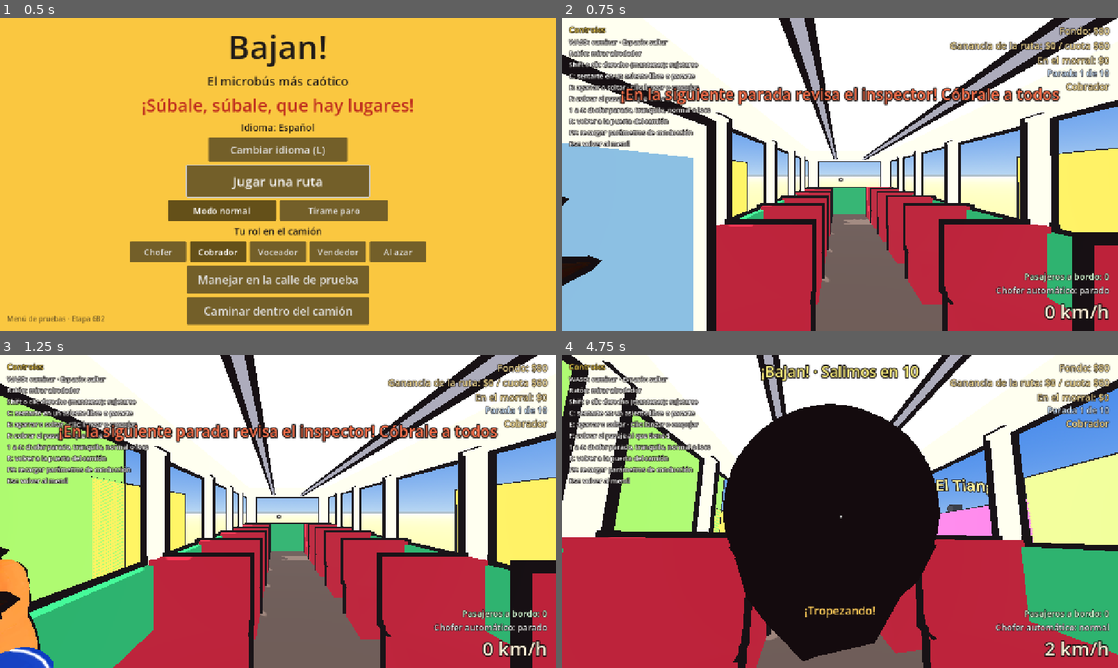
Above: before the commit, frames 1-4 (two rows, left to right).
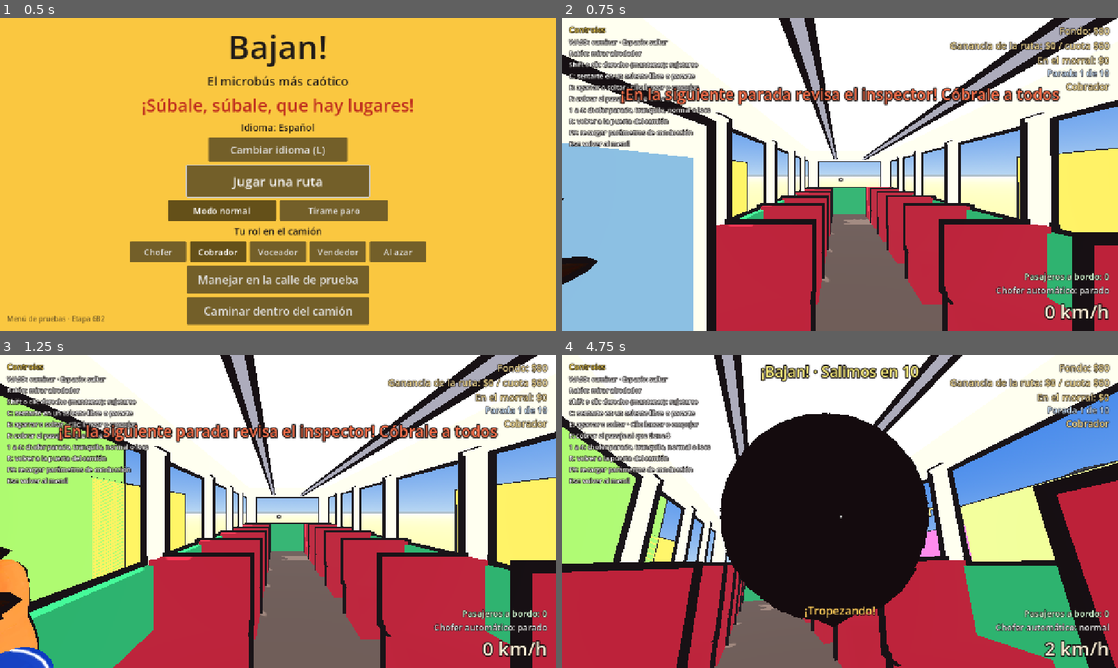
Above: after the commit, the same moments.

Repository: DValerioR/Bajan-
Game: Godot game, scene res://escenas/principal.tscn
Two runs of this game, one before a commit and one after it. Both use one fixed random seed, a clock stepped at 60 frames per second and the inputs below.
Inputs (mouse positions are in pixels of both pictures, inside the frame that each line leads up to):
- Up to frame 1 (0.5 s): no input
- Up to frame 2 (0.75 s): click "Jugar una ruta" at 0.5 s
- Up to frame 3 (1.25 s): no input
- Up to frame 4 (4.75 s): move the mouse to (867, 511) at 1.27 s; hold D (girar_derecha) 1.28-2.03 s; click (867, 511) at 1.35 s; move the mouse to (812, 511) at 2.02 s; hold A (girar_izquierda) 2.03-2.78 s; tap F (accion_rol) at 2.1 s; move the mouse to (851, 505) at 2.77 s; hold W (acelerar) 2.78-3.53 s; hold D (girar_derecha) 2.78-4.28 s; move the mouse to (834, 517) at 3.52 s; tap E (agarrar) at 3.6 s; move the mouse to (878, 514) at 4.27 s; hold A (girar_izquierda) from 4.28 s (still down); hold L (cambiar_idioma) from 4.28 s (still down)

Frame 1 is identical in both runs. In frame 2, less than 0.1% of the frame differs, in the area x 0-8%, y 57-86%; in frame 3, 0.1%; in frame 4, 38%, in the area x 0-100%, y 0-100%.

Commit message:
Más soltura en la animación de los personajes (D56)
Co-Authored-By: Claude Opus 5.5 <noreply@anthropic.com>
Claude-Session: https://claude.ai/code/session_01C15QViGAQYu6tpSnYoCV74

Diff:
--- a/scripts/personajes/personaje.gd
+++ b/scripts/personajes/personaje.gd
@@ -5,6 +5,11 @@
 ## sujetarse, cargar, tropezar, sentarse y ladearse con los empujones. La piel es continua, así que
 ## al doblar una rodilla o un codo se dobla en lugar de partirse (D52). No tiene física; la lógica
 ## vive en CuerpoPersonaje y aquí solo se dibuja. Origen entre los pies, mirando a -Z.
+##
+## Soltura (D56): brazos, antebrazos, torso y cabeza siguen su pose con resortes un poco flojos, así
+## se pasan tantito y se mecen con los pasos y los empujones en lugar de ir rígidos. Parado, pasa el
+## peso de una pierna a otra y voltea a ver a los lados de vez en cuando; al caminar, la cadera se
+## mece y los hombros la compensan.
 ##
 ## Encima de la animación va un "ragdoll ligero": la mano que se sujeta alcanza la agarradera de
 ## verdad, los pies no se hunden en el piso (ni flotan al estar parado), sentado la cadera queda
@@ -61,6 +66,13 @@
 var _reposo: Dictionary = {}
 ## nombre -> giro actual (euler, ejes de la figura), suavizado.
 var _giros: Dictionary = {}
+## nombre -> velocidad del giro (para los huesos con resorte, SUELTOS).
+var _vel_giros: Dictionary = {}
+## Reloj lento para pasar el peso de una pierna a otra; hacia dónde voltea a ver (giro y cabeceo) y
+## cuánto falta para cambiar.
+var _reloj_lento: float = randf() * TAU
+var _mirada := Vector2.ZERO
+var _para_mirar: float = randf_range(1.0, 4.0)
 var _cabeza_oculta: bool = false
 var _fase: float = 0.0
 var _inclinacion := Vector3.ZERO
@@ -118,6 +130,13 @@
 
 ## El resorte del ladeo: rigidez y amortiguamiento (por debajo del crítico: se pasa un poco y regresa).
 const RIGIDEZ_LADEO := 45.0
+## Huesos que van con resorte: [rigidez, amortiguamiento]. Por debajo del amortiguamiento crítico
+## (2·√rigidez): se pasan un poco y regresan. Las piernas no: los pies patinarían.
+const SUELTOS := {
+	"BrazoIzquierdo": [110.0, 11.0], "BrazoDerecho": [110.0, 11.0],
+	"AntebrazoIzquierdo": [160.0, 12.0], "AntebrazoDerecho": [160.0, 12.0],
+	"Cabeza": [180.0, 17.0], "Torso": [200.0, 20.0],
+}
 const AMORTIGUA_LADEO := 6.0
 ## Cuánto se echa hacia afuera del todo asomado.
 const ANGULO_ASOMADO := deg_to_rad(32.0)
@@ -171,6 +190,7 @@
 	_huesos.clear()
 	_reposo.clear()
 	_giros.clear()
+	_vel_giros.clear()
 	for nombre in HUESOS:
 		var i := _esqueleto.find_bone(nombre)
 		if i >= 0:
@@ -380,8 +400,8 @@
 	# Brazos al revés de las piernas, un poco abiertos; en reposo cuelgan respirando.
 	var respiro := sin(_reloj) * (1.0 - _paso)
 	var abrir := deg_to_rad(4.0 + 2.0 * respiro)
-	var brazo_izq := Vector3(-balanceo * 0.9, 0.0, -abrir)
-	var brazo_der := Vector3(balanceo * 0.9, 0.0, abrir)
+	var brazo_izq := Vector3(-balanceo * 1.1, 0.0, -abrir)
+	var brazo_der := Vector3(balanceo * 1.1, 0.0, abrir)
 	# Codos (positivo: la mano va hacia el frente). Un poco doblados siempre, más al caminar.
 	var codo_izq := deg_to_rad(8.0 + 14.0 * _paso) + maxf(0.0, -balanceo) * 0.6
 	var codo_der := deg_to_rad(8.0 + 14.0 * _paso) + maxf(0.0, balanceo) * 0.6
@@ -395,6 +415,27 @@
 	# Caminando se echa un poco hacia adelante.
 	var adelante := -deg_to_rad(4.0) * _paso
 	var andando := true
+	# Al caminar los hombros giran contra la cadera y se mecen al revés que ella, el pecho va un poco
+	# al frente y la cabeza cabecea con los pasos, viendo al frente.
+	torso = Vector3(deg_to_rad(2.0) * _paso, balanceo * 0.3, -meneo * 0.8)
+	cabeza.y = -torso.y * 0.8
+	cabeza.x += sin(_fase * 2.0) * deg_to_rad(1.5) * _paso
+	# Parado, pasa el peso de una pierna a otra: la cadera se va de lado, los hombros compensan y la
+	# rodilla de la pierna libre se afloja.
+	_reloj_lento = wrapf(_reloj_lento + delta * 0.45, 0.0, TAU)
+	var peso := sin(_reloj_lento) * (1.0 - _paso)
+	meneo += peso * deg_to_rad(2.2)
+	torso.z -= peso * deg_to_rad(3.0)
+	torso.y += sin(_reloj_lento * 0.7 + 1.0) * deg_to_rad(3.0) * (1.0 - _paso)
+	rodilla_izq -= maxf(0.0, -peso) * deg_to_rad(10.0)
+	rodilla_der -= maxf(0.0, peso) * deg_to_rad(10.0)
+	# De vez en cuando voltea a ver a un lado (parado o sentado; caminando, al frente).
+	_para_mirar -= delta
+	if _para_mirar <= 0.0:
+		_para_mirar = randf_range(1.5, 5.0)
+		_mirada = Vector2(randf_range(-0.6, 0.6), randf_range(-0.15, 0.2)) if randf() < 0.6 else Vector2.ZERO
+	var voltear := (1.0 - _paso) * (0.0 if manejando or tropezando or en_el_aire else 1.0)
+	cabeza += Vector3(_mirada.y, _mirada.x, 0.0) * voltear
 
 	if en_el_aire:
 		andando = false
@@ -476,18 +517,24 @@
 		var desequilibrio := clampf(_inclinacion.length() / deg_to_rad(20.0), 0.0, 1.0)
 		brazo_izq.z -= desequilibrio * deg_to_rad(45.0)
 		brazo_der.z += desequilibrio * deg_to_rad(45.0)
+	# Los brazos se quedan atrás con los empujones del camión (y con el resorte se mecen).
+	var inercia := (Vector3(-empujon.z, 0.0, empujon.x) * 0.03).limit_length(0.4)
+	brazo_izq += inercia
+	brazo_der += inercia
+	if en_el_aire or tropezando:
+		torso = Vector3.ZERO
 
 	var t := 1.0 - exp(-14.0 * delta)
 	_girar("PiernaIzquierda", Vector3(pierna_izq, 0.0, 0.0), t)
 	_girar("PiernaDerecha", Vector3(pierna_der, 0.0, 0.0), t)
 	_girar("PantorrillaIzquierda", Vector3(rodilla_izq, 0.0, 0.0), t)
 	_girar("PantorrillaDerecha", Vector3(rodilla_der, 0.0, 0.0), t)
-	_girar("BrazoIzquierdo", brazo_izq, t)
-	_girar("BrazoDerecho", brazo_der, t)
-	_girar("AntebrazoIzquierdo", Vector3(codo_izq, 0.0, 0.0), t)
-	_girar("AntebrazoDerecho", Vector3(codo_der, 0.0, 0.0), t)
-	_girar("Cabeza", cabeza, t)
-	_girar("Torso", torso if andando else Vector3.ZERO, t)
+	_girar_suelto("BrazoIzquierdo", brazo_izq, delta)
+	_girar_suelto("BrazoDerecho", brazo_der, delta)
+	_girar_suelto("AntebrazoIzquierdo", Vector3(codo_izq, 0.0, 0.0), delta)
+	_girar_suelto("AntebrazoDerecho", Vector3(codo_der, 0.0, 0.0), delta)
+	_girar_suelto("Cabeza", cabeza, delta)
+	_girar_suelto("Torso", torso, delta)
 	_aplicar_clip(delta, sentado)
 
 	if not andando:
@@ -723,6 +770,29 @@
 	var actual: Vector3 = _giros.get(nombre, Vector3.ZERO)
 	actual = actual.lerp(objetivo, t)
 	_giros[nombre] = actual
+	_poner_giro(nombre, actual)
+
+
+## Como `_girar`, pero el hueso sigue al objetivo con un resorte (SUELTOS): se pasa tantito y se mece.
+func _girar_suelto(nombre: String, objetivo: Vector3, delta: float) -> void:
+	if not _huesos.has(nombre):
+		return
+	var resorte: Array = SUELTOS[nombre]
+	var actual: Vector3 = _giros.get(nombre, objetivo)
+	var vel: Vector3 = _vel_giros.get(nombre, Vector3.ZERO)
+	# En pasos cortos, para que no se dispare si un cuadro tarda.
+	var pasos := ceili(delta * 120.0)
+	var dt := delta / maxi(pasos, 1)
+	for _k in pasos:
+		vel += ((objetivo - actual) * float(resorte[0]) - vel * float(resorte[1])) * dt
+		vel = vel.limit_length(30.0)
+		actual += vel * dt
+	_giros[nombre] = actual
+	_vel_giros[nombre] = vel
+	_poner_giro(nombre, actual)
+
+
+func _poner_giro(nombre: String, actual: Vector3) -> void:
 	var i: int = _huesos[nombre]
 	var reposo: Basis = (_reposo[i] as Transform3D).basis.orthonormalized()
 	var giro := reposo.inverse() * Basis.from_euler(actual) * reposo
Not shown, changed: DECISIONES.md
Not shown, changed: REANUDAR.md
